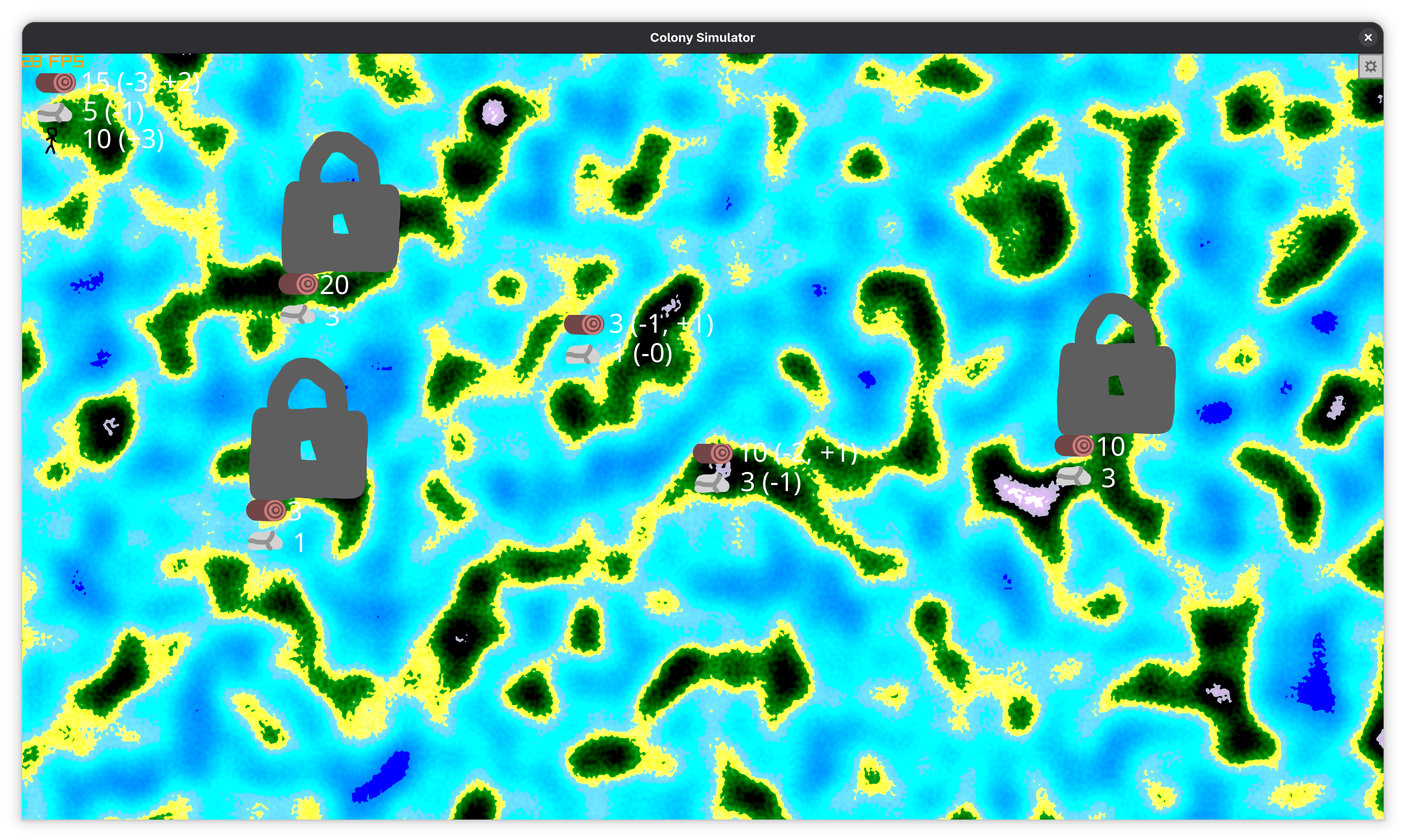
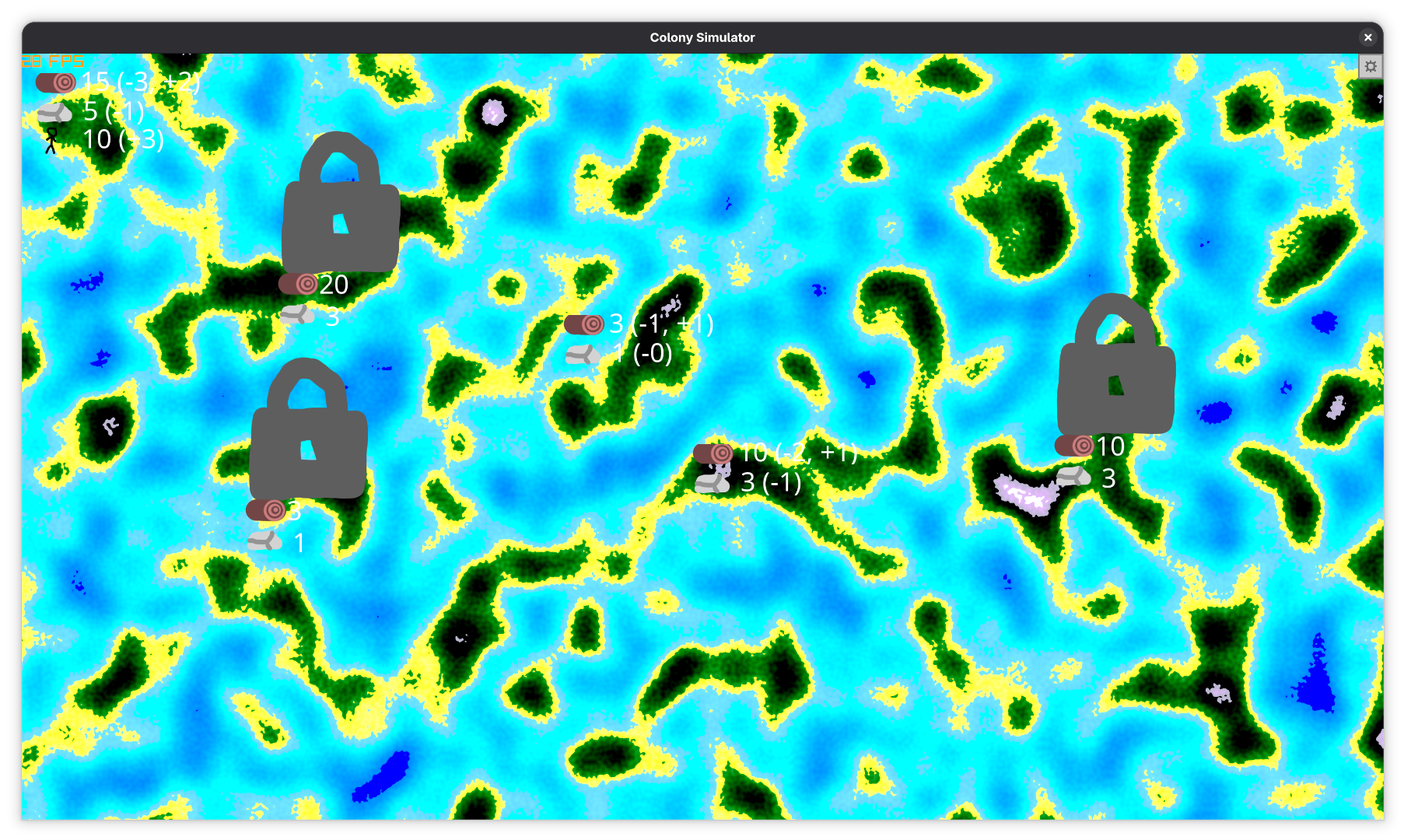
Two versions of the same layered image (1404 x 840). Layer-by-layer changes:
painted on "10 (-2, +1) #2" over (99, 87, 106, 94)
painted on "10 (-2, +1)" over (763, 448, 847, 461)
painted on "3 #3" over (292, 516, 297, 523)
painted on "1" over (298, 538, 305, 551)
painted on "20" over (328, 280, 340, 291)
painted on "10" over (1101, 442, 1108, 455)
